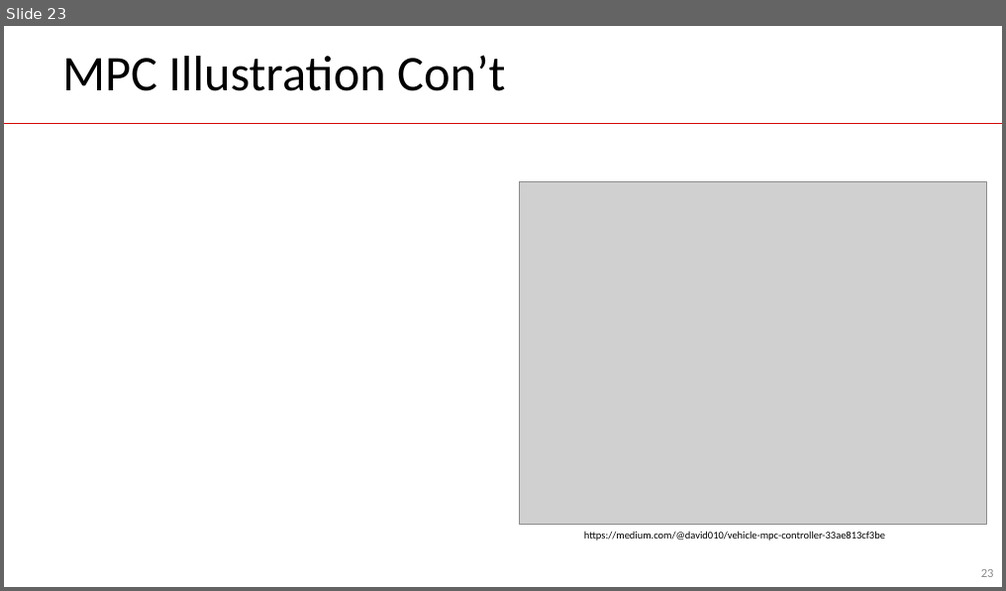
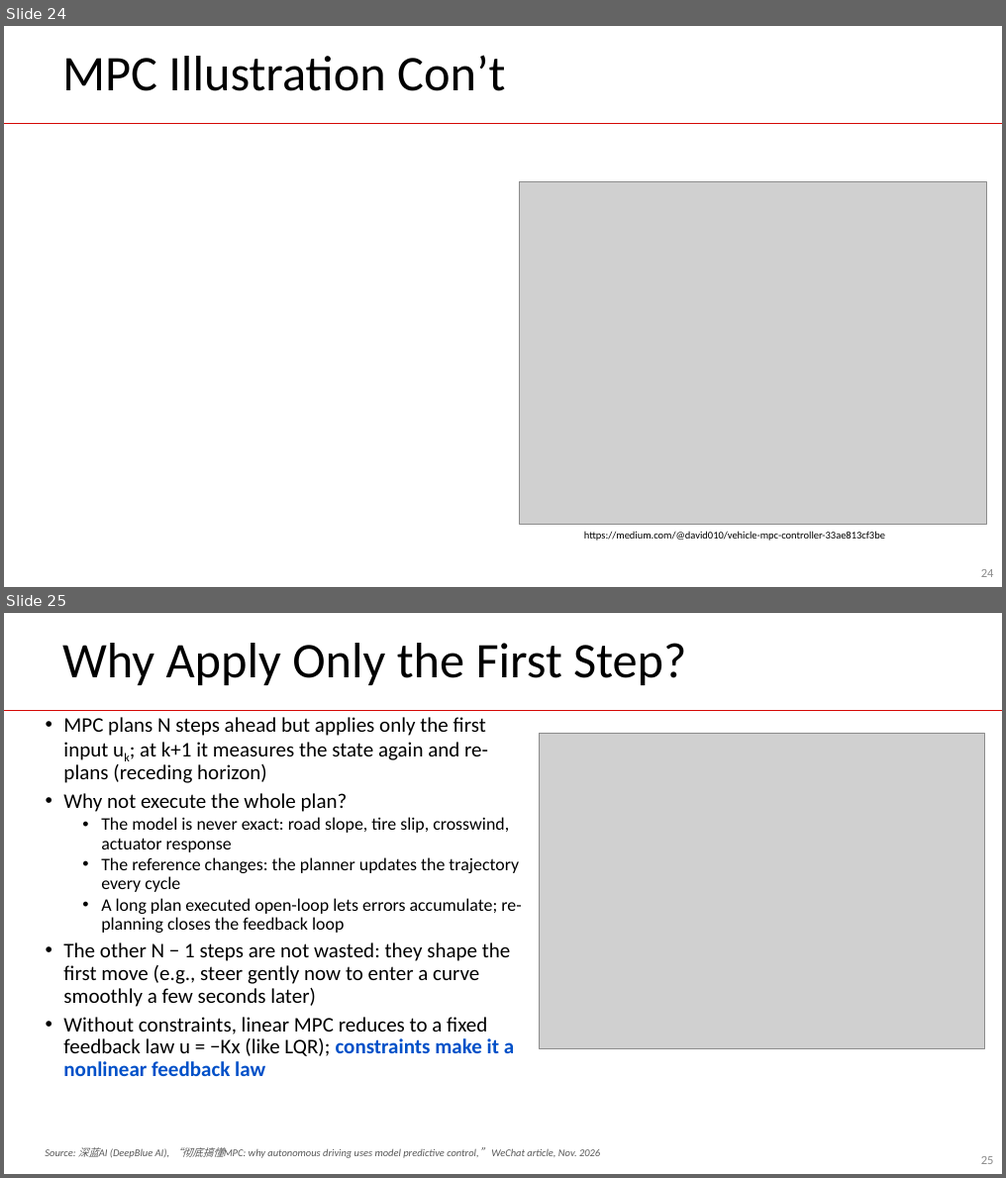
Before and after one commit to guhofstra/CSC144V, a slide deck: PPTs/L8 Control.pptx. Shown one above the other, each under a label of ours: slide 23 before the commit, slides 24 and 25 after it. The pictures are 1006x591 and 1006x1178 pixels, drawn with LibreOffice and Linux fonts; fonts in the diff are those of the drawing; grey boxes stand for pictures. Boxes give left, top, right and bottom in pixels: in the first picture for what was removed or moved away, otherwise in the second. Text is boxed around its words. In the diff, an @@ line names an element or a change of style, - is before the commit and + after.

Commit message:
control

```diff
--- a/PPTs/L8 Control.pptx
+++ b/PPTs/L8 Control.pptx
@@ slide 25 added at box(4, 613, 1002, 1174), background #FFFFFF; not listed: 1 template element that a slide beside it also shows @@
@@ title added at box(62, 643, 686, 685), 48 pt, text #000000 @@
+Why Apply Only the First Step?
@@ text added at box(63, 717, 521, 1076), 20 pt, text #000000 @@
+• MPC plans N steps ahead but applies only the first input uk; at k+1 it measures the state again and re-plans (receding horizon)
+• Why not execute the whole plan?
+  • The model is never exact: road slope, tire slip, crosswind, actuator response
+  • The reference changes: the planner updates the trajectory every cycle
+  • A long plan executed open-loop lets errors accumulate; re-planning closes the feedback loop
+• The other N − 1 steps are not wasted: they shape the first move (e.g., steer gently now to enter a curve smoothly a few seconds later)
+• Without constraints, linear MPC reduces to a fixed feedback law u = −Kx (like LQR); constraints make it a nonlinear feedback law
@@ picture added at box(540, 733, 985, 1049) @@
@@ text added at box(45, 1148, 600, 1158), 10 pt, text #595959, italic @@
+Source: 深蓝AI (DeepBlue AI), “彻底搞懂MPC: why autonomous driving uses model predictive control,” WeChat article, Nov. 2026
@@ page number added at box(981, 1157, 994, 1164), 12 pt, text #8C8C8C @@
+25
@@ what was slide 23 is now slide 24 @@
@@ page number at box(981, 570, 994, 577): text changed @@
-23
+24
```
Also in this commit, not shown: 4 other slides added, 6 other files.
